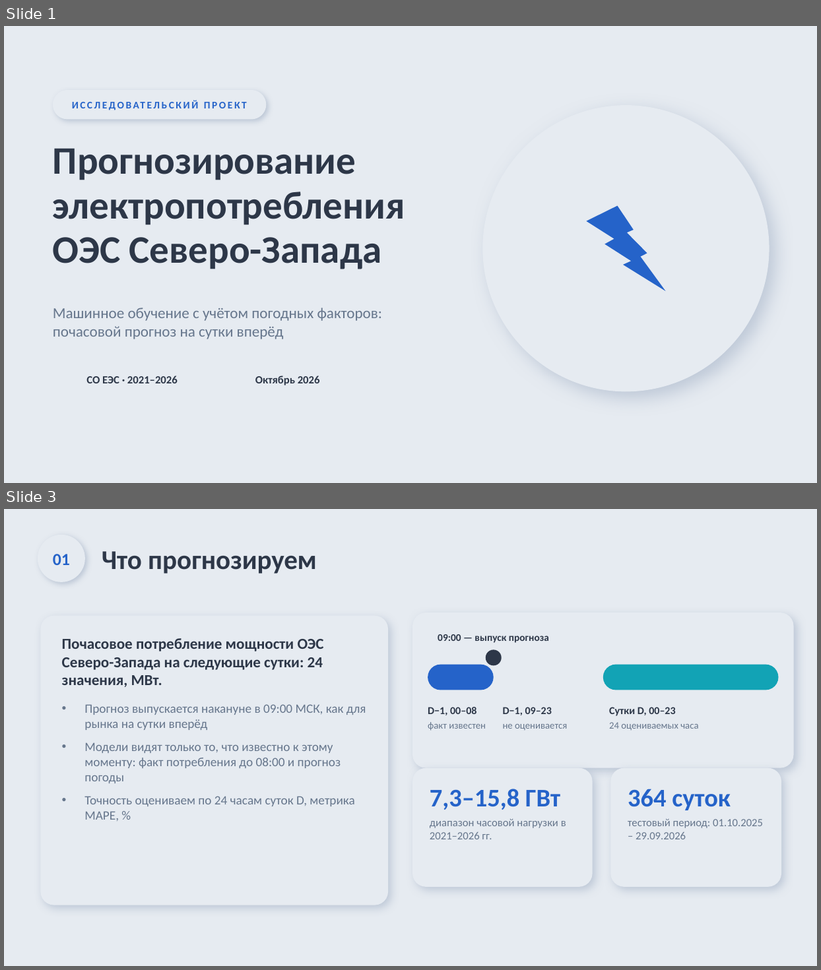
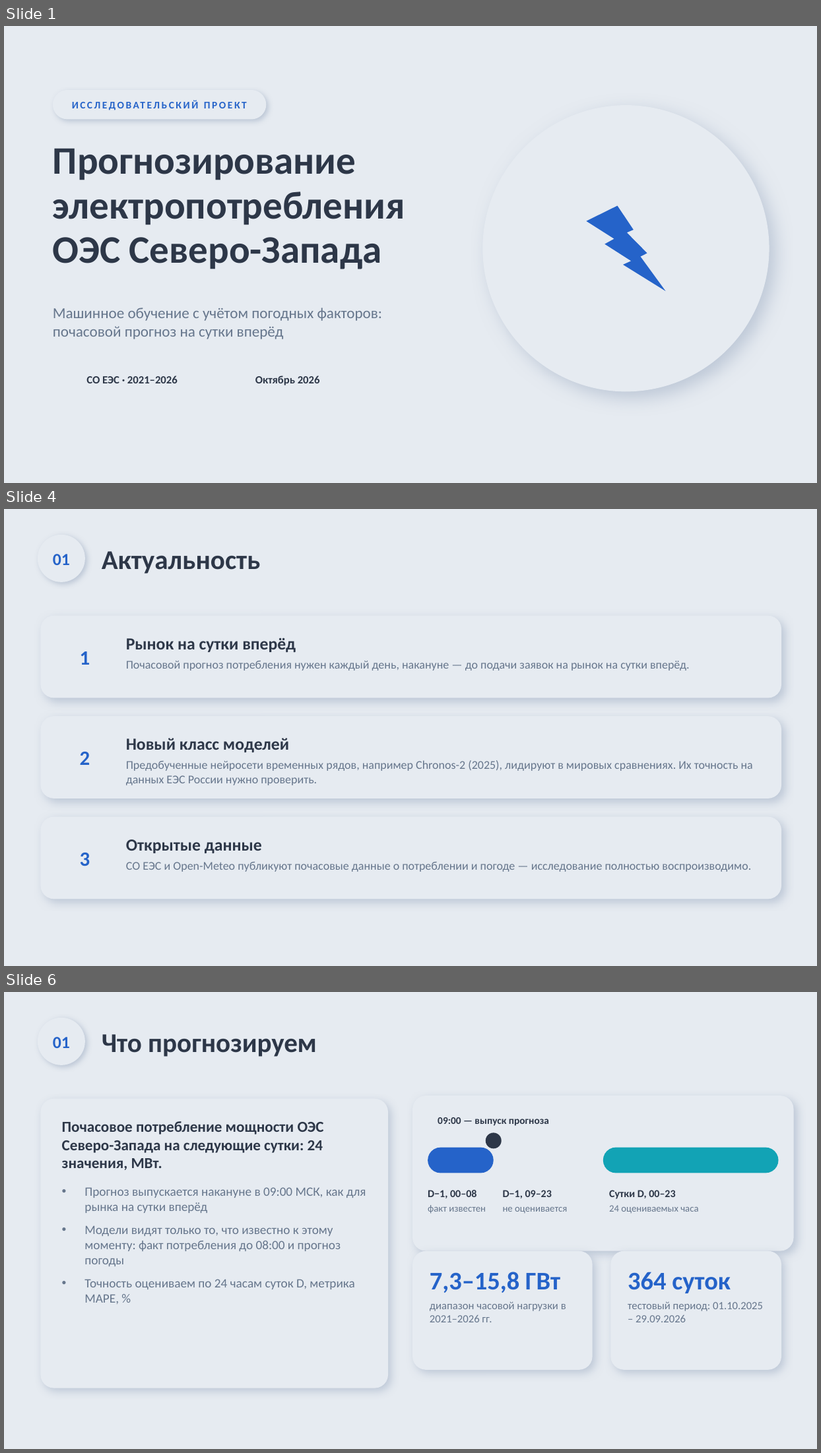
Before and after one commit to Nematzhanov/rosseti, a slide deck: deck/Прогноз потребления ОЭС СЗ — неоморфизм.pptx. Shown one above the other, each under a label of ours: slides 1 and 3 before the commit, slides 1, 4 and 6 after it; the slides between them are not shown. The pictures are 821x970 and 821x1453 pixels, drawn with LibreOffice and Linux fonts; fonts in the diff are those of the drawing. Boxes give left, top, right and bottom in pixels: in the first picture for what was removed or moved away, otherwise in the second. Text is boxed around its words. In the diff, an @@ line names an element or a change of style, - is before the commit and + after.

```diff
--- a/deck/Прогноз потребления ОЭС СЗ — неоморфизм.pptx
+++ b/deck/Прогноз потребления ОЭС СЗ — неоморфизм.pptx
@@ slide 4 added at [4,509,817,966], background #E6EBF1 @@
@@ ellipse added at [38,535,85,582], fill #E6EBF1 @@
@@ text added at [53,554,70,565], 20 pt, text #2563C9, bold @@
+01
@@ text added at [102,551,261,574], 32 pt, text #2D3748, bold @@
+Актуальность
@@ rounded rectangle added at [40,616,781,698], fill #E6EBF1 @@
@@ ellipse added at [62,634,108,680], fill #E6EBF1 @@
@@ text added at [126,638,296,652], 20 pt, text #2D3748, bold @@
+Рынок на сутки вперёд
@@ text added at [80,652,90,665], 24 pt, text #2563C9, bold @@
+1
@@ text added at [126,661,690,671], 14 pt, text #66768C @@
+Почасовой прогноз потребления нужен каждый день, накануне — до подачи заявок на рынок на сутки вперёд.
@@ rounded rectangle added at [40,716,781,799], fill #E6EBF1 @@
@@ ellipse added at [62,735,108,780], fill #E6EBF1 @@
@@ text added at [126,738,289,753], 20 pt, text #2D3748, bold @@
+Новый класс моделей
@@ text added at [80,752,90,765], 24 pt, text #2563C9, bold @@
+2
@@ text added at [126,760,753,786], 14 pt, text #66768C @@
+Предобученные нейросети временных рядов, например Chronos-2 (2025), лидируют в мировых сравнениях. Их точность на данных ЕЭС России нужно проверить.
@@ rounded rectangle added at [40,817,781,900], fill #E6EBF1 @@
@@ ellipse added at [62,835,108,881], fill #E6EBF1 @@
@@ text added at [126,840,262,854], 20 pt, text #2D3748, bold @@
+Открытые данные
@@ text added at [80,853,90,866], 24 pt, text #2563C9, bold @@
+3
@@ text added at [126,862,751,872], 14 pt, text #66768C @@
+СО ЕЭС и Open-Meteo публикуют почасовые данные о потреблении и погоде — исследование полностью воспроизводимо.
@@ what was slide 3 is now slide 6 @@
```
Also in this commit, not shown: 5 slides changed, 5 other slides added, 2 slides removed, 5 other files.
